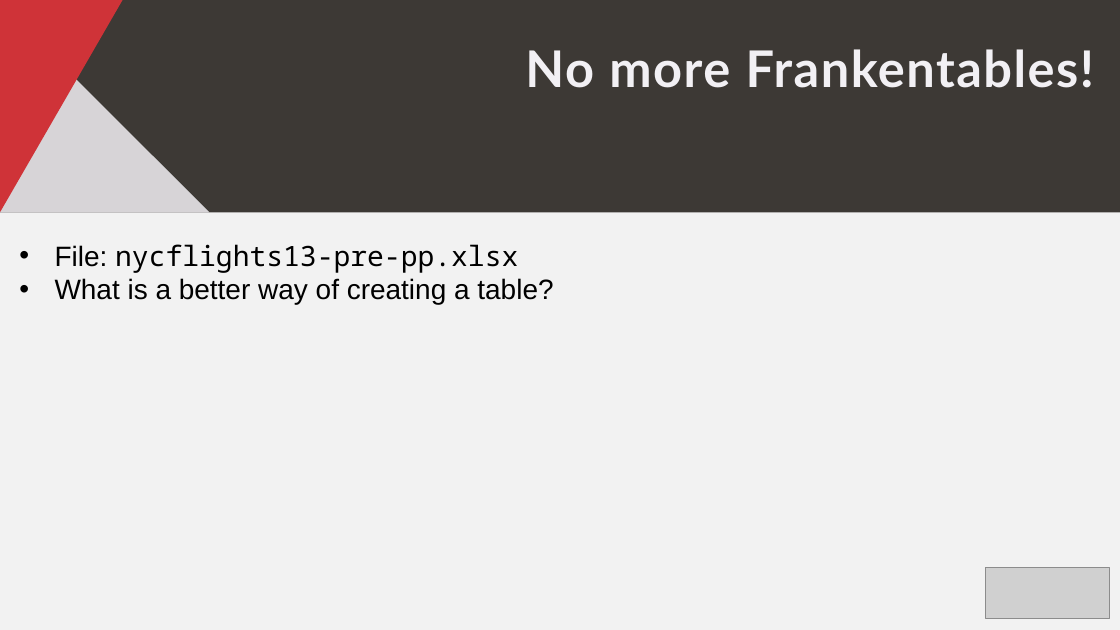
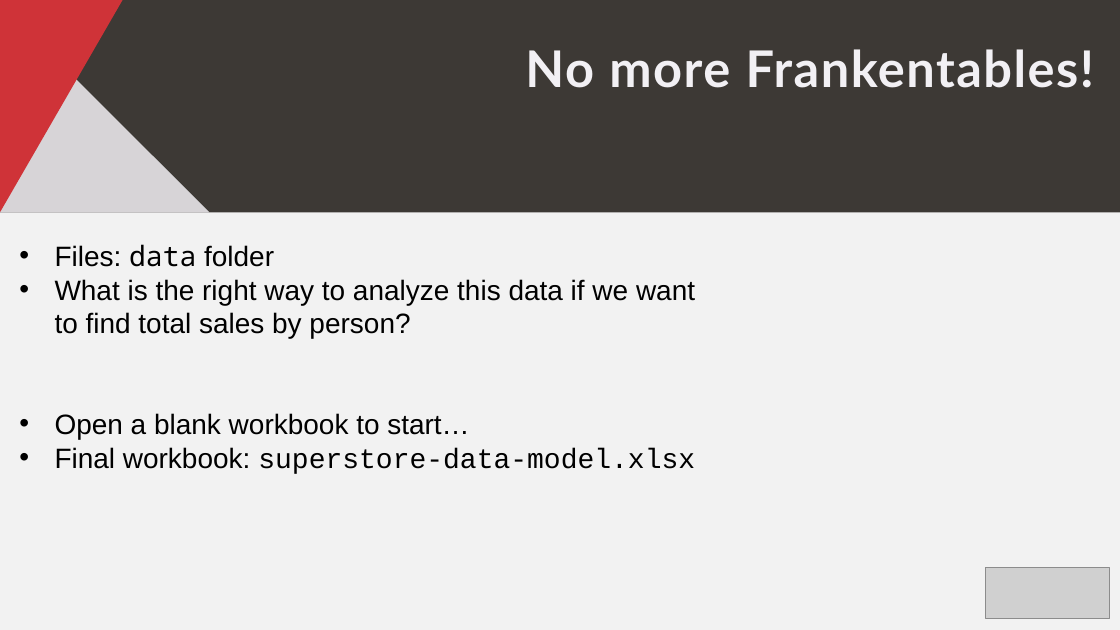
Before and after one commit to stringfestdata/pp-pdq, a slide deck: slide 5 of pp-pdq.pptx. Drawn at 1120x630 pixels with LibreOffice and Linux fonts; fonts in the diff are those of the drawing; grey boxes stand for pictures. Boxes give left, top, right and bottom in pixels: in the first picture for what was removed or moved away, otherwise in the second. Text is boxed around its words. In the diff, an @@ line names an element or a change of style, - is before the commit and + after.

```diff
--- a/pp-pdq.pptx
+++ b/pp-pdq.pptx
@@ text at (x1=55, y1=244, x2=695, y2=474): text changed @@
-• File: nycflights13-pre-pp.xlsx
-• What is a better way of creating a table?
+• Files: data folder
+• What is the right way to analyze this data if we want to find total sales by person?
+• Open a blank workbook to start…
+• Final workbook: superstore-data-model.xlsx
```
Also in this commit, not shown: 2 other slides changed, 1 slide added, 4 slides removed, 2 other files.
